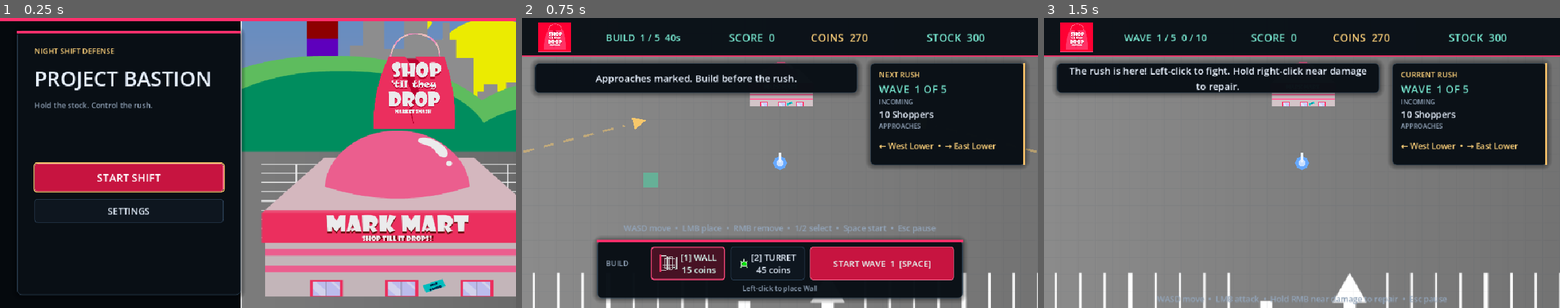
Above: before the commit, frames 1-3 (left to right).
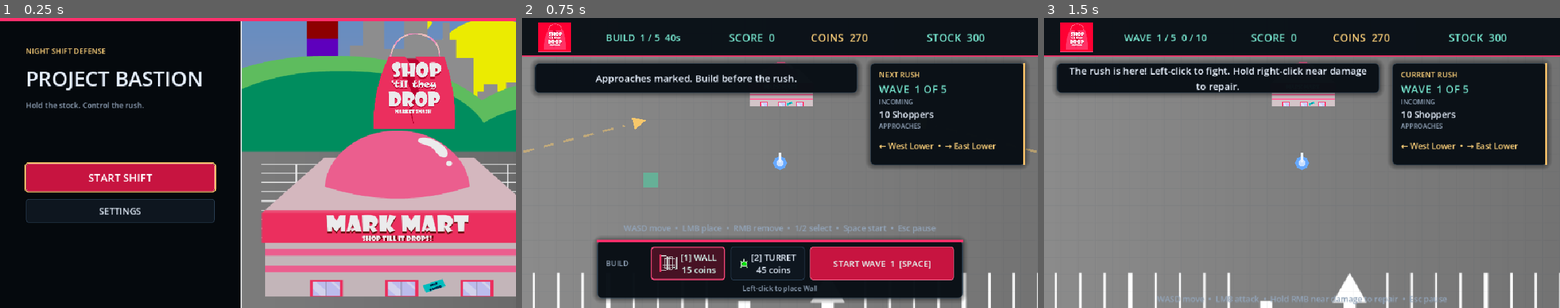
Above: after the commit, the same moments.

Repository: JarredTD/ProjectBastion
Game: Godot game, scene res://scenes/ui/main_menu.tscn
The game is run twice, just before and just after one commit, with the same random seed, the same clock (stepped at 60 frames per second) and the same inputs. Sound files missing from this copy of the repository are replaced by a short silence.
Inputs:
- Up to frame 1 (0.25 s): no input
- Up to frame 2 (0.75 s): click "START SHIFT" at 0.5 s
- Up to frame 3 (1.5 s): click "START WAVE 1 [SPACE]" at 1.25 s

The runs differ from the first frame. In frame 1, 4.1% of the frame differs, in the area x 3-48%, y 3-97%; in frame 2, nothing differs; in frame 3, nothing differs.

Commit message:
fix: simplify main menu layout

Diff:
--- a/scenes/ui/main_menu.tscn
+++ b/scenes/ui/main_menu.tscn
@@ -1,10 +1,9 @@
-[gd_scene load_steps=10 format=3]
+[gd_scene load_steps=9 format=3]
 
 [ext_resource type="Script" path="res://scripts/ui/main_menu.gd" id="1_menu"]
 [ext_resource type="PackedScene" path="res://scenes/ui/settings_panel.tscn" id="2_settings"]
 [ext_resource type="Theme" path="res://data/ui/interface_theme.tres" id="3_theme"]
 [ext_resource type="Texture2D" path="res://assets/sprites/ui/main_menu.png" id="4_menu_art"]
-[ext_resource type="Script" path="res://scripts/ui/accent_panel.gd" id="5_accent"]
 [ext_resource type="Texture2D" path="res://assets/sprites/ui/game_logo.png" id="6_logo"]
 [ext_resource type="PackedScene" path="res://scenes/ui/orientation_guard.tscn" id="7_orientation"]
 
@@ -82,21 +81,11 @@
 color = Color(1, 0.184314, 0.423529, 1)
 mouse_filter = 2
 
-[node name="MenuCard" type="Panel" parent="."]
-offset_left = 32.0
-offset_top = 24.0
-offset_right = 448.0
-offset_bottom = 516.0
-mouse_filter = 2
-script = ExtResource("5_accent")
-accent_color = Color(1, 0.184314, 0.423529, 1)
-accent_width = 5.0
-
 [node name="Menu" type="VBoxContainer" parent="."]
 layout_mode = 0
-offset_left = 64.0
+offset_left = 48.0
 offset_top = 52.0
-offset_right = 416.0
+offset_right = 400.0
 offset_bottom = 488.0
 theme_override_constants/separation = 14
 
